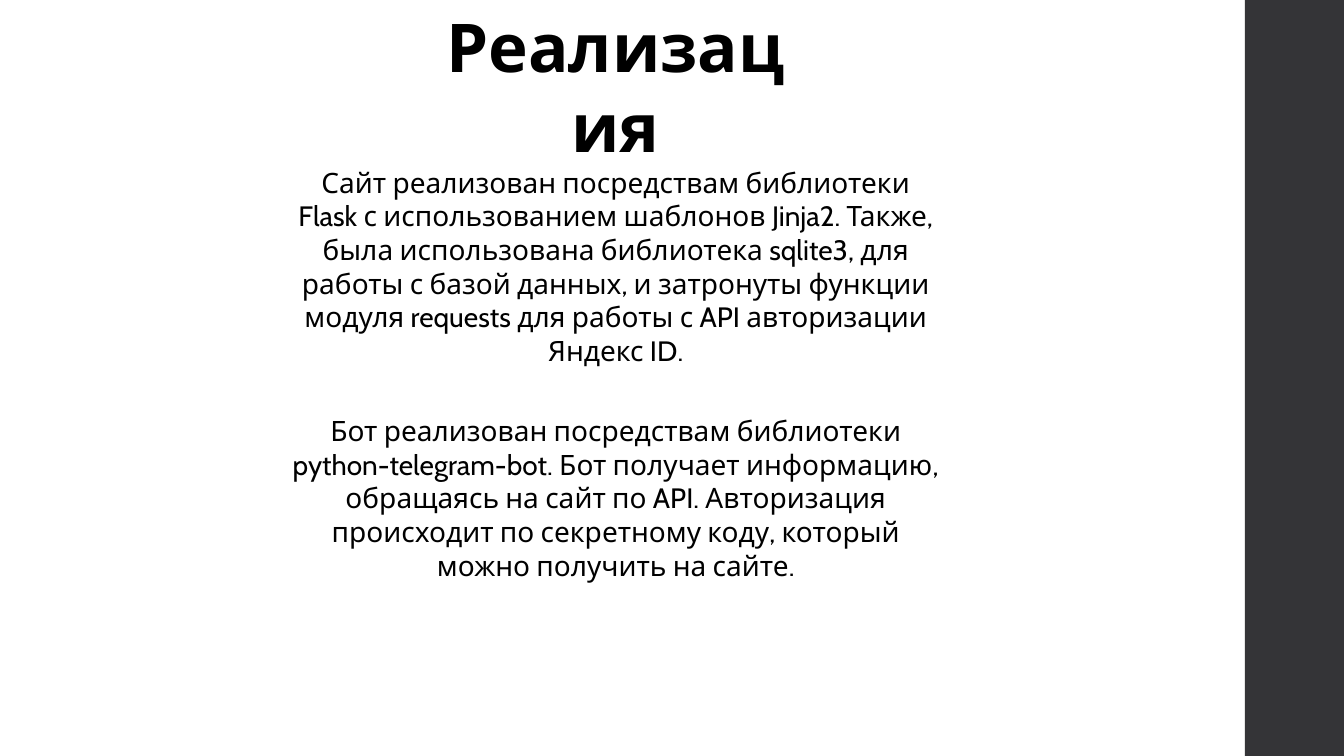
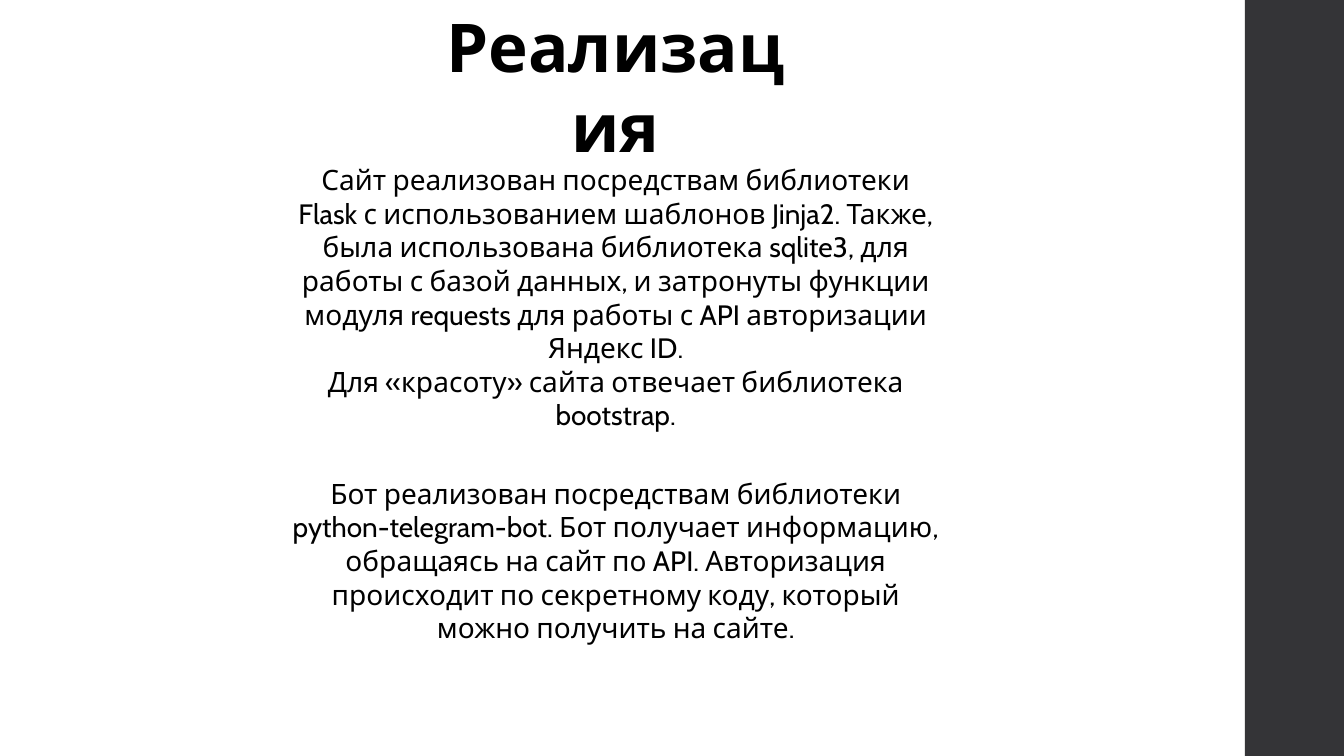
Before and after one commit to ERKYNIS/python-electronic-dairy-old, a slide deck: slide 2 of Презентация.pptx. Drawn at 1344x756 pixels with LibreOffice and Linux fonts; fonts in the diff are those of the drawing. Boxes give left, top, right and bottom in pixels: in the first picture for what was removed or moved away, otherwise in the second. Text is boxed around its words. In the diff, an @@ line names an element or a change of style, - is before the commit and + after.

```diff
--- a/Презентация.pptx
+++ b/Презентация.pptx
@@ text at [298,168,930,399]: text changed @@
-Сайт реализован посредствам библиотеки Flask с использованием шаблонов Jinja2. Также, была использована библиотека sqlite3, для работы с базой данных, и затронуты функции модуля requests для работы с API авторизации Яндекс ID.
+Сайт реализован посредствам библиотеки Flask с использованием шаблонов Jinja2. Также, была использована библиотека sqlite3, для работы с базой данных, и затронуты функции модуля requests для работы с API авторизации Яндекс ID.
+Для «красоту» сайта отвечает библиотека bootstrap.
@@ text "Бот реализован посредствам библиотеки python-telegram-bot. ...": place and size @@
-text "Бот реализован посредствам библиотеки python-telegram-bot. ..." at [293,419,932,583]
+text "Бот реализован посредствам библиотеки python-telegram-bot. ..." at [293,482,932,645]
```
Also in this commit, not shown: 1 other slide changed, 1 other file.
